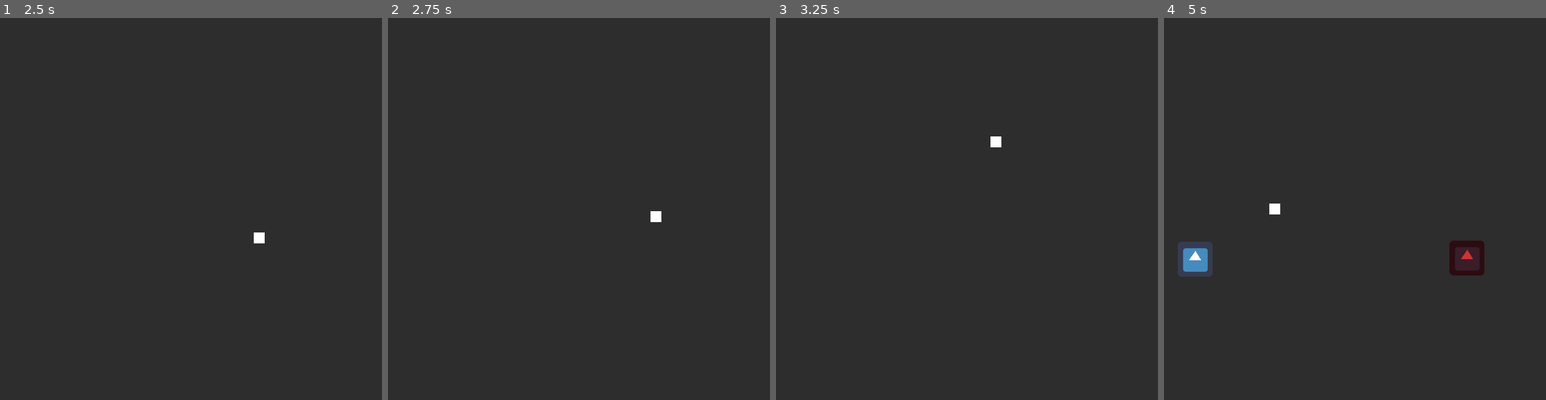
Above: before the commit, frames 1-4 (left to right).
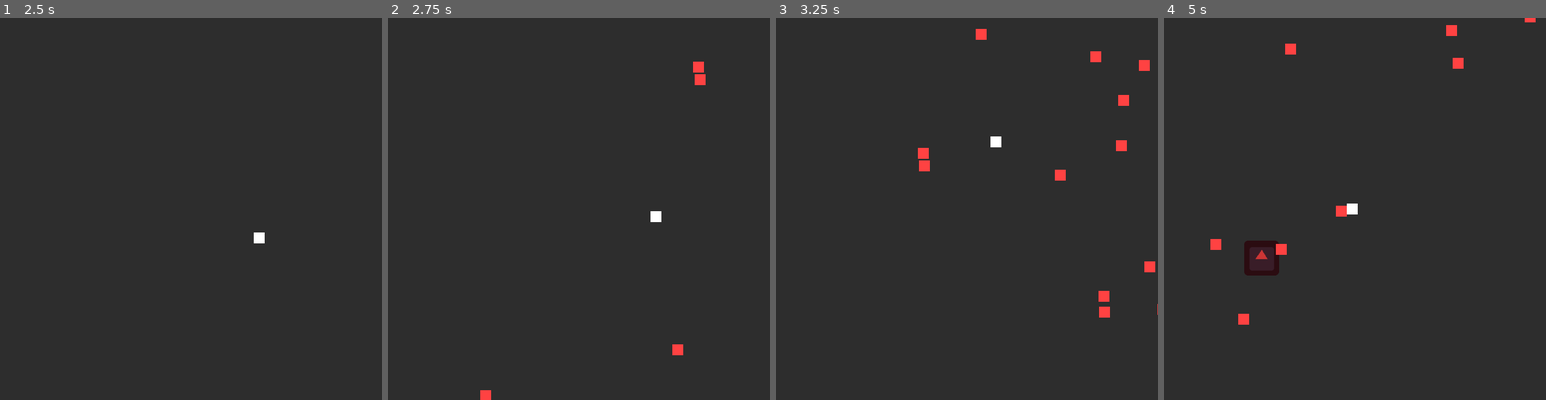
Above: after the commit, the same moments.

Repository: creikey/pixel-floater
Game: Godot game, scene res://Main.tscn
Two runs of this game, one before a commit and one after it. Both use one fixed random seed, a clock stepped at 60 frames per second and the inputs below. The engine's default icon, where the game draws it, is replaced by a stand-in: a white triangle on a blue panel in a dark square.
Inputs:
- Up to frame 1 (2.5 s): tap Enter at 0.5 s; hold D (g_right) 0.53-1.28 s; hold S (g_down) 1.28-2.03 s; hold D (g_right) from 2.03 s (still down)
- Up to frame 2 (2.75 s): keep holding D (g_right)
- Up to frame 3 (3.25 s): release D (g_right) at 2.78 s; hold W (g_up) from 2.78 s (still down)
- Up to frame 4 (5 s): release W (g_up) at 3.53 s; hold A (g_left) from 3.53 s (still down)

Frame 1 is identical in both runs. In frame 2, 0.3% of the frame differs, in the area x 24-84%, y 11-100%; in frame 3, 0.9%; in frame 4, 2.5%, in the area x 3-98%, y 0-81%.

Commit message:
Randomly generate enemies

Diff:
--- a/src/EnemySpawner.gd
+++ b/src/EnemySpawner.gd
@@ -1,23 +1,47 @@
 tool
 extends Node2D
 
+export (bool) var show_spawn_visually = false
 export var safe_radius = 500.0
 export var camera_view_radius = 400.0
 export var player_visibility_radius = 1000.0
-export (NodePath) var player_path
+export var target_enemies: int = 60
+export (NodePath) var player_path = ""
 
 var player_node: Node2D = null
+var number_of_enemies: int = 0
+
+func _ready():
+	if !Engine.editor_hint:
+		player_node = get_node(player_path)
+	randomize()
 
 func _process(delta):
 	if Engine.editor_hint:
 		if player_path != "":
 			player_node = get_node(player_path)
+		return
+	if show_spawn_visually:
 		update()
+	if player_node.global_position.distance_to(Vector2()) >= safe_radius:
+		while number_of_enemies < target_enemies:
+			var cur_enemy = preload("res://Enemy.tscn").instance()
+			cur_enemy.player_node = player_node
+			cur_enemy.despawn_distance = player_visibility_radius
+			var theta = rand_range(0, 2*PI)
+			var length = rand_range(camera_view_radius, player_visibility_radius)
+			cur_enemy.global_position = player_node.global_position + \
+				Vector2(cos(theta)*length, sin(theta)*length)
+			cur_enemy.connect("dead", self, "enemy_died")
+			add_child(cur_enemy)
+			number_of_enemies += 1
 
-		return
+func enemy_died():
+	number_of_enemies -= 1
 
 func _draw():
-	if not Engine.editor_hint:
+	if not show_spawn_visually:
+#		pass
 		return
 	draw_circle(Vector2(), safe_radius, Color(0, 1, 0, 0.8))
 	if player_node != null:
--- a/src/Main.tscn
+++ b/src/Main.tscn
@@ -18,9 +18,9 @@
 [node name="Player" parent="." instance=ExtResource( 2 )]
 
 [node name="EnemySpawner" type="Node2D" parent="."]
-visible = false
 script = ExtResource( 3 )
 safe_radius = 800.0
 camera_view_radius = 560.28
 player_visibility_radius = 1500.0
+target_enemies = 80
 player_path = NodePath("../Player")
